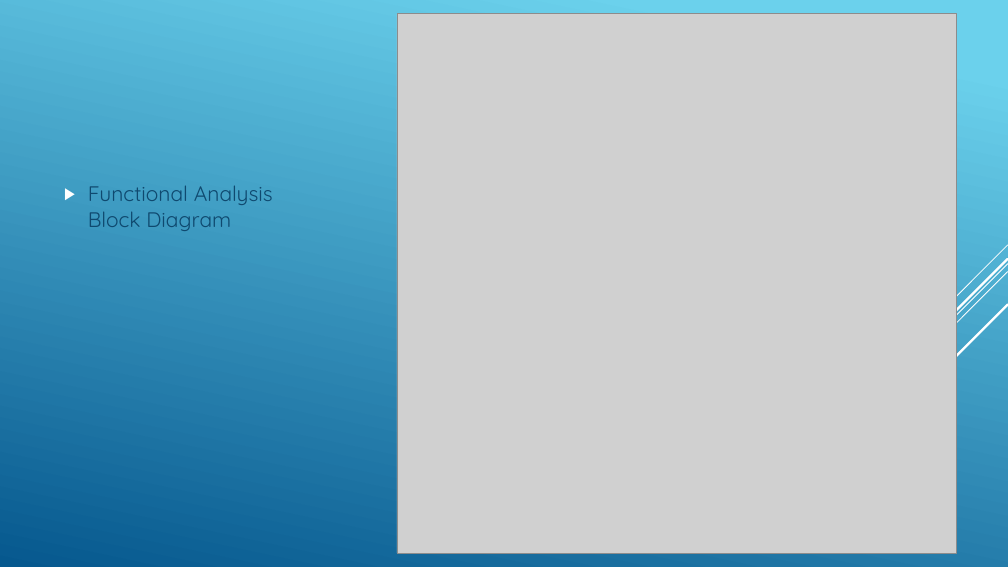
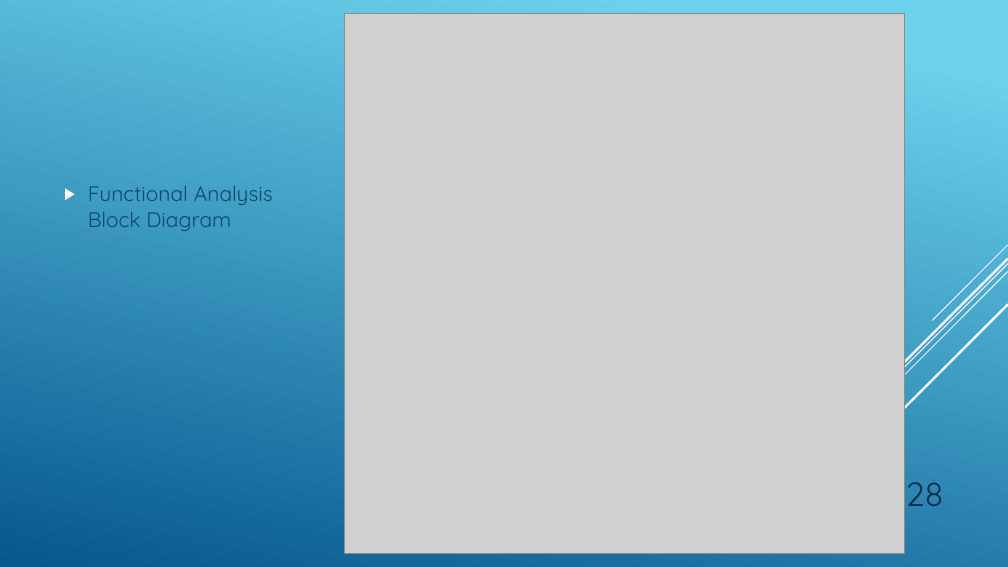
Before and after one commit to USNMasterEmSys2018/System-Engineering, a slide deck: slide 28 of S.A.V.E/Security Application Via Engineering.pptx. Drawn at 1008x567 pixels with LibreOffice and Linux fonts; fonts in the diff are those of the drawing; grey boxes stand for pictures. Boxes give left, top, right and bottom in pixels: in the first picture for what was removed or moved away, otherwise in the second. Text is boxed around its words. In the diff, an @@ line names an element or a change of style, - is before the commit and + after.

```diff
--- a/S.A.V.E/Security Application Via Engineering.pptx
+++ b/S.A.V.E/Security Application Via Engineering.pptx
@@ picture: place and size @@
-picture at [397,14,957,554]
+picture at [345,14,904,554]
@@ page number added at [906,482,944,506], 32 pt, text #0A304A @@
+28
```
Also in this commit, not shown: 30 other slides changed.
